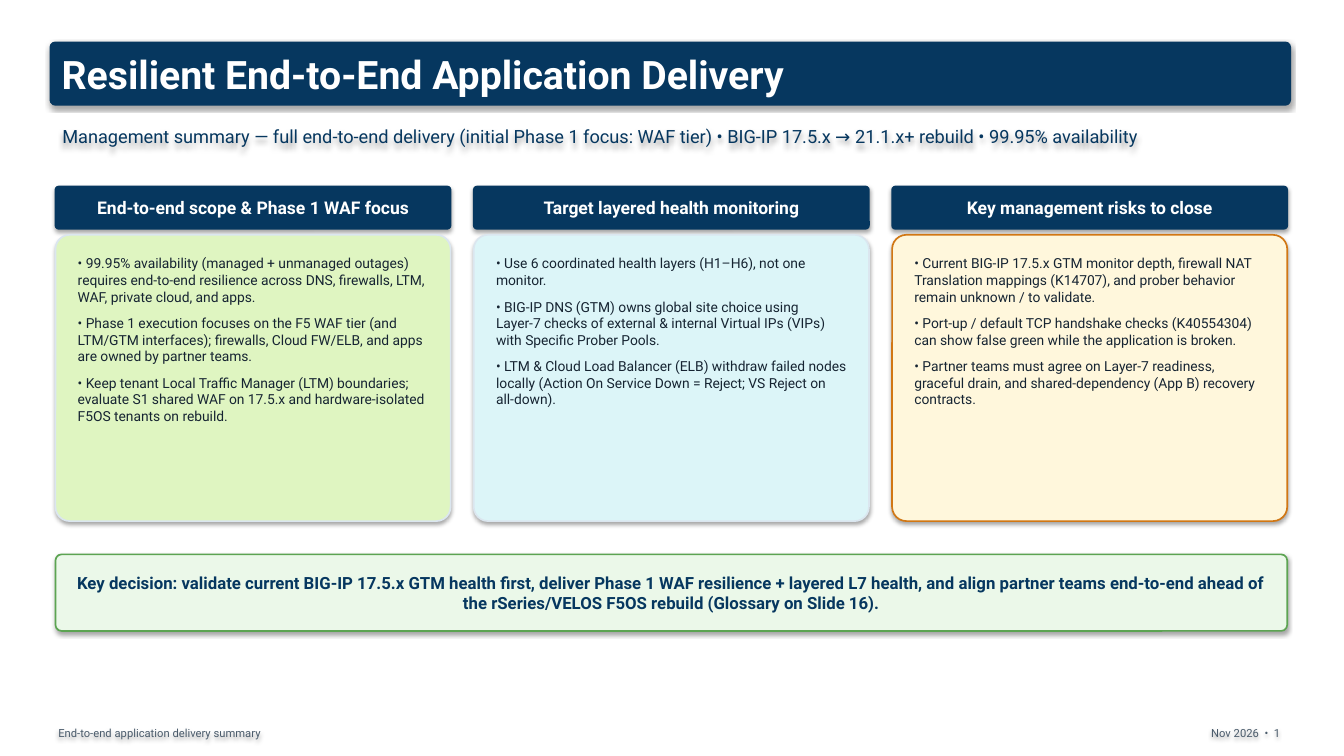
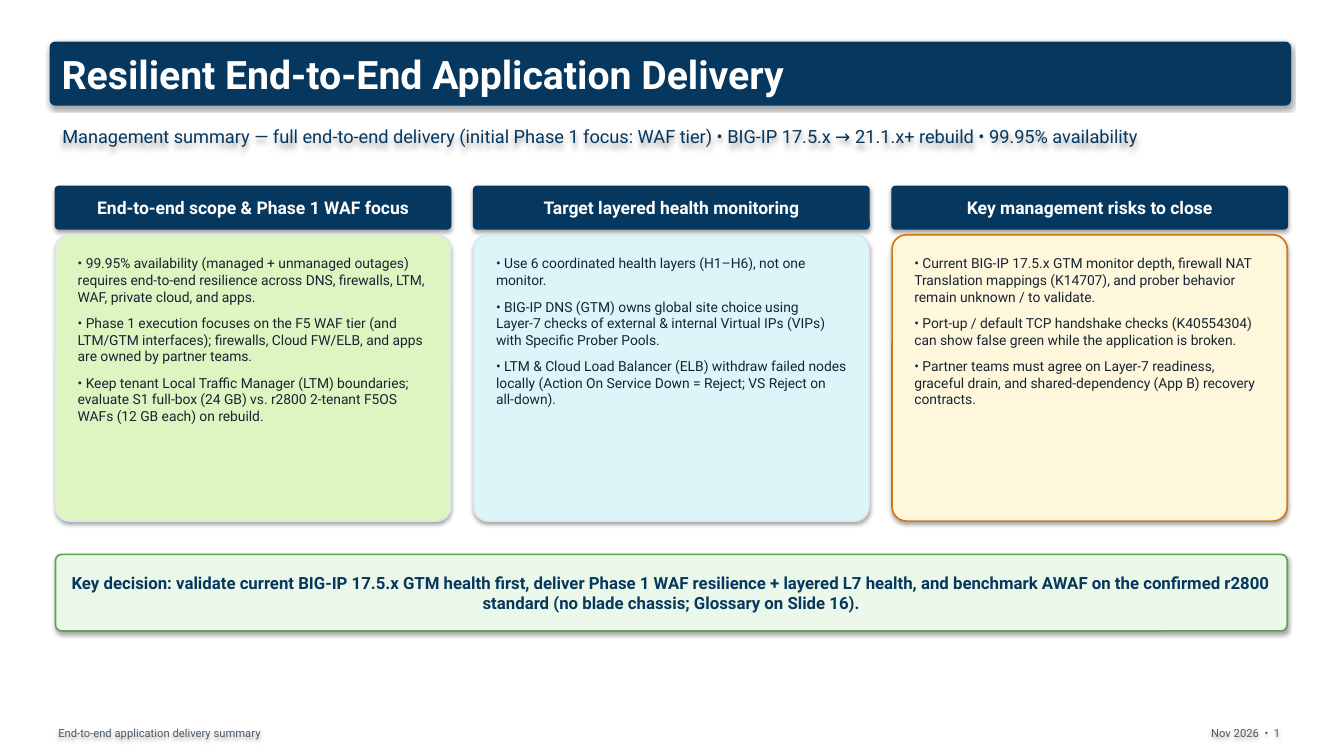
Before and after one commit to jfang88/EnterpriseWAF, a slide deck: slide 1 of management-artifacts/EnterpriseWAF_Management_Summary.pptx. Drawn at 1344x756 pixels with LibreOffice and Linux fonts; fonts in the diff are those of the drawing. Boxes give left, top, right and bottom in pixels: in the first picture for what was removed or moved away, otherwise in the second. Text is boxed around its words. In the diff, an @@ line names an element or a change of style, - is before the commit and + after.

Commit message:
Lock in confirmed r2800 pizza-box standard (no blade chassis), STP/LACP & single-SSD invariants, K+2 sizing, and 4-changes/yr 99.95% budget

```diff
--- a/management-artifacts/EnterpriseWAF_Management_Summary.pptx
+++ b/management-artifacts/EnterpriseWAF_Management_Summary.pptx
@@ text in rounded rectangle at bbox=[78, 377, 408, 424]: text changed @@
-• Keep tenant Local Traffic Manager (LTM) boundaries; evaluate S1 shared WAF on 17.5.x and hardware-isolated F5OS tenants on rebuild.
+• Keep tenant Local Traffic Manager (LTM) boundaries; evaluate S1 full-box (24 GB) vs. r2800 2-tenant F5OS WAFs (12 GB each) on rebuild.
@@ text in rounded rectangle at bbox=[72, 576, 1269, 613]: text changed @@
-Key decision: validate current BIG-IP 17.5.x GTM health first, deliver Phase 1 WAF resilience + layered L7 health, and align partner teams end-to-end ahead of the rSeries/VELOS F5OS rebuild (Glossary on Slide 16).
+Key decision: validate current BIG-IP 17.5.x GTM health first, deliver Phase 1 WAF resilience + layered L7 health, and benchmark AWAF on the confirmed r2800 standard (no blade chassis; Glossary on Slide 16).
```
Also in this commit, not shown: 5 other slides changed, 16 other files.
